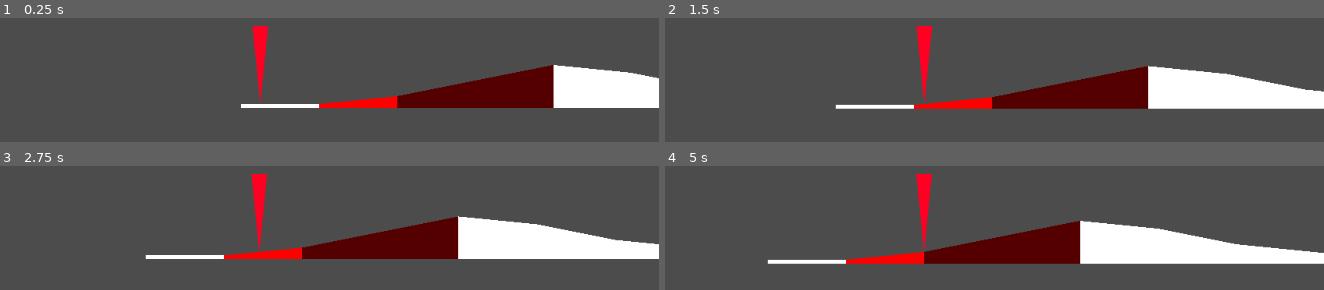
Above: before the commit, frames 1-4 (two rows, left to right).
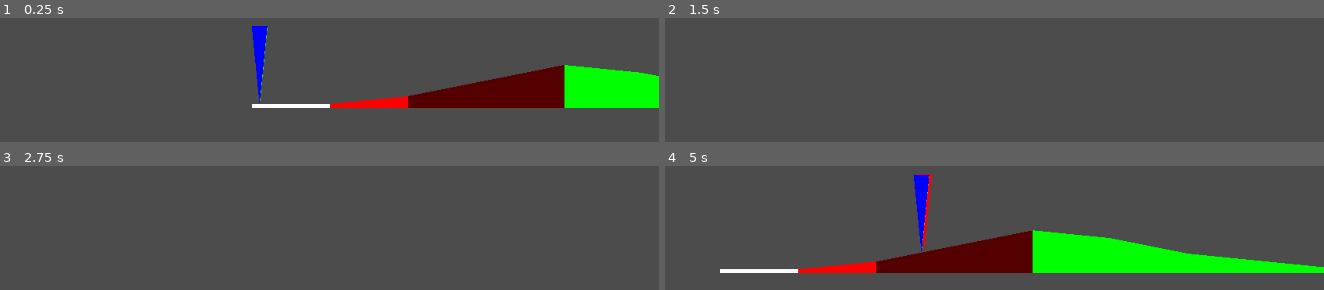
Above: after the commit, the same moments.

Repository: Goutye/LD44
Game: Godot game, scene res://Scenes/world.tscn
Same seed, same stepped clock (60 frames per second), same inputs: the game is played once before the commit and once after it.
Inputs:
- Up to frame 1 (0.25 s): no input
- Up to frame 2 (1.5 s): hold W (speed_up, bound only after the commit) 0.53-1.28 s; hold S (speed_down, bound only after the commit) from 1.28 s (still down)
- Up to frame 3 (2.75 s): release S (speed_down, bound only after the commit) at 2.03 s; hold W (speed_up, bound only after the commit) from 2.03 s (still down)
- Up to frame 4 (5 s): release W (speed_up, bound only after the commit) at 3.53 s; hold S (speed_down, bound only after the commit) from 3.53 s (still down)

The runs differ from the first frame. In frame 1, 6.8% of the frame differs, in the area x 36-100%, y 6-73%; in frame 2, 14%; in frame 3, 14%; in frame 4, 19%, in the area x 8-100%, y 6-87%.

Commit message:
time based

Diff:
--- a/Scripts/LevelGenerator.gd
+++ b/Scripts/LevelGenerator.gd
@@ -9,6 +9,7 @@
 
 export var scale = 100
 export var offset_below_0 = 0.05
+export var speed = 1.0
 
 var riders = []
 var roads = []
@@ -48,24 +49,43 @@
 
 		roads.append(road)
 
-	var rider = rider_scene.instance()
-	add_child(rider)
+	for i in range(3):
+		var rider = rider_scene.instance()
+		add_child(rider)
 
-	rider.position = Vector2(0, current_level.terrain[0])
-	global.camera.follow(rider)
+		rider.set_color(Color(1 if i == 0 else 0, 1 if i == 1 else 0, 1 if i == 2 else 0, 1))
+		rider.mountain = 75
+		rider.flat = 75
+		rider.descent = 75
 
-	riders.append(rider)
+		if i == 0:
+			rider.mountain = 80
+		elif i == 1:
+			rider.flat = 80
+		elif i == 2:
+			rider.descent = 80
+
+		rider.position = Vector2(0, current_level.terrain[0])
+		riders.append(rider)
+
+	global.camera.follow(riders[0])
 
 func _process(delta):
-	pass
+	if Input.is_action_pressed("speed_up"):
+		speed *= 1.5
+	elif Input.is_action_pressed("speed_down"):
+		speed /= 1.5
+
+	for rider in riders:
+		rider.update_rider(delta * speed)
 
 func get_slope_color(gradient):
 	if gradient < 0:
-		if gradient < 10:
-			var value = 1.0 - gradient / 10.0
+		if gradient < -10:
+			var value = 1.0 - gradient / -10.0
 			return Color(value, 1, value, 1)
 		else:
-			gradient = min(gradient, 25.0)
+			gradient = min(-gradient, 25.0)
 			return Color(0, 1.0 - (gradient - 10.0) / 15.0, 0, 1)
 	else:
 		if gradient < 4:
--- a/Scripts/Rider.gd
+++ b/Scripts/Rider.gd
@@ -1,34 +1,50 @@
-extends Node2D
+extends Polygon2D
 
 onready var global = get_node("/root/global")
 
-export var speed = 100.0
+export var rider_base_speed = 40.0
+export var flat = 50
+export var mountain = 50
+export var descent = 50
 
 var current_slope_id = 0
+var time = 0
 
 func _ready():
 	pass
 
-func _process(delta):
+func update_rider(delta):
+	time += delta
+
 	var slope_infos = global.level_generator.current_level_slopes[current_slope_id]
 
 	var new_position = Vector2(0,0)
 
-	new_position.x = position.x + gradient_to_speed(slope_infos["gradient"]) * delta
+	var speed = gradient_to_speed(slope_infos["gradient"])
+	new_position.x = position.x + speed * delta
+	if new_position.x > slope_infos["end"]:
+		current_slope_id += 1
+		if global.level_generator.current_level_slopes.size() == current_slope_id:
+			current_slope_id = 0
+			position.x = 0
+
+		slope_infos = global.level_generator.current_level_slopes[current_slope_id]
+
+		var difference = new_position.x - slope_infos["start"]
+		var distance_done = new_position.x - position.x
+		var remaining_delta = difference / distance_done * delta
+
+		new_position.x = slope_infos["start"] + gradient_to_speed(slope_infos["gradient"]) * remaining_delta
+
+		print(get_color(), " ", time - remaining_delta)
+
 	new_position.y = (new_position.x - slope_infos["start"]) * slope_infos["slope"] + slope_infos["height_start"]
 
 	new_position.y = -new_position.y
 	position = new_position
 
-	if position.x >= slope_infos["end"]:
-		print("new slope")
-		current_slope_id += 1
-
-		if global.level_generator.current_level_slopes.size() == current_slope_id:
-			current_slope_id = 0
-			position.x = 0
-
 func gradient_to_speed(gradient):
+	var speed = rider_base_speed * get_speed_multiplier(gradient)
 	if gradient < 0:
 		gradient = max(gradient, -7)
 		return speed * (1 + gradient / -7);
@@ -39,3 +55,15 @@
 	else:
 		gradient = min(30, gradient)
 		return speed / (4 + gradient / (10/4) )
+
+func get_speed_multiplier(gradient):
+	var attribute = 0
+	if gradient < -3:
+		attribute = descent
+	elif gradient <= 3:
+		attribute = flat
+	else:
+		attribute = mountain
+
+	var ratio = clamp(attribute, 0, 100) / 100.0
+	return ratio  * 0.8 + 0.4
--- a/project.godot
+++ b/project.godot
@@ -23,6 +23,21 @@
 
 global="*res://Scripts/global.gd"
 
+[input]
+
+speed_up={
+"deadzone": 0.5,
+"events": [ Object(InputEventKey,"resource_local_to_scene":false,"resource_name":"","device":0,"alt":false,"shift":false,"control":false,"meta":false,"command":false,"pressed":false,"scancode":16777349,"unicode":0,"echo":false,"script":null)
+, Object(InputEventKey,"resource_local_to_scene":false,"resource_name":"","device":0,"alt":false,"shift":false,"control":false,"meta":false,"command":false,"pressed":false,"scancode":87,"unicode":0,"echo":false,"script":null)
+ ]
+}
+speed_down={
+"deadzone": 0.5,
+"events": [ Object(InputEventKey,"resource_local_to_scene":false,"resource_name":"","device":0,"alt":false,"shift":false,"control":false,"meta":false,"command":false,"pressed":false,"scancode":16777347,"unicode":0,"echo":false,"script":null)
+, Object(InputEventKey,"resource_local_to_scene":false,"resource_name":"","device":0,"alt":false,"shift":false,"control":false,"meta":false,"command":false,"pressed":false,"scancode":83,"unicode":0,"echo":false,"script":null)
+ ]
+}
+
 [rendering]
 
 environment/default_environment="res://default_env.tres"
